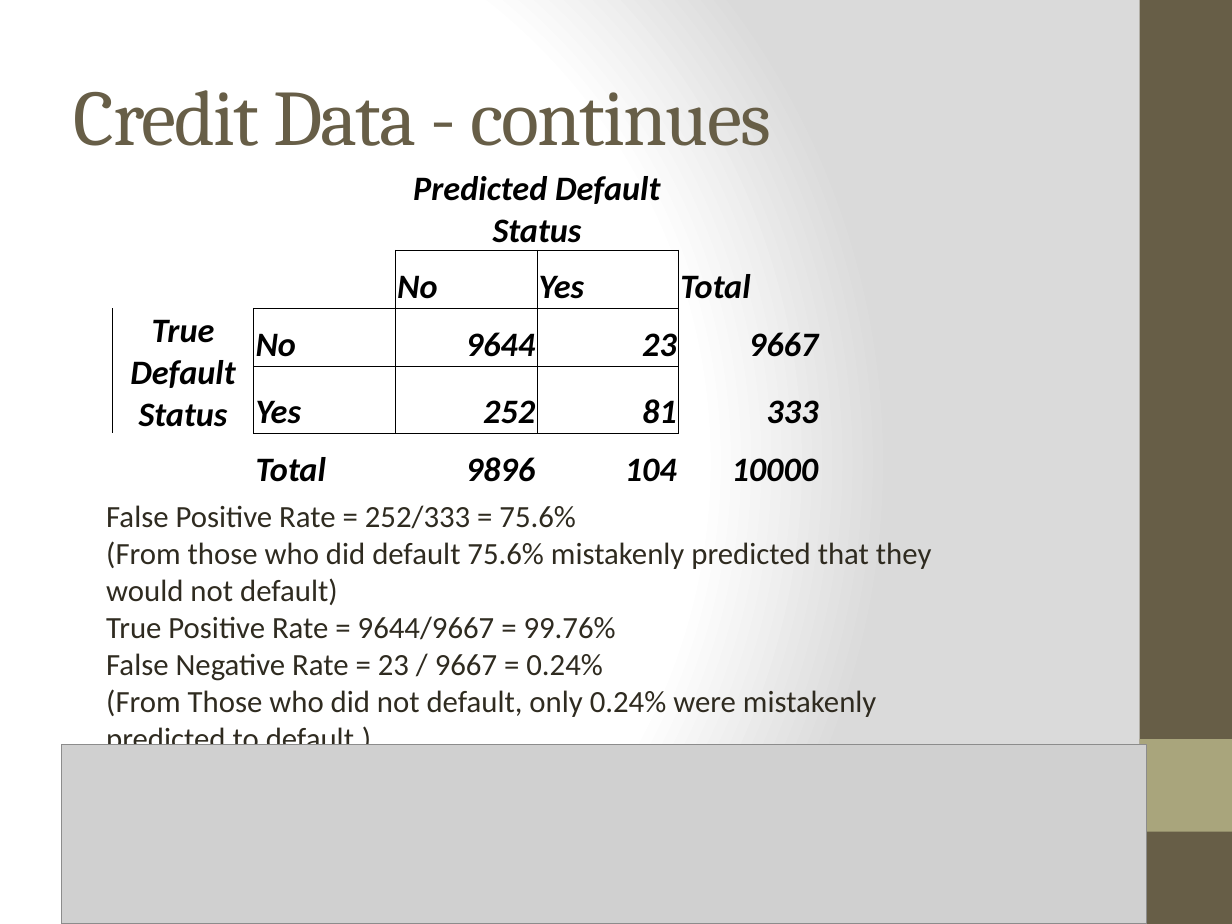
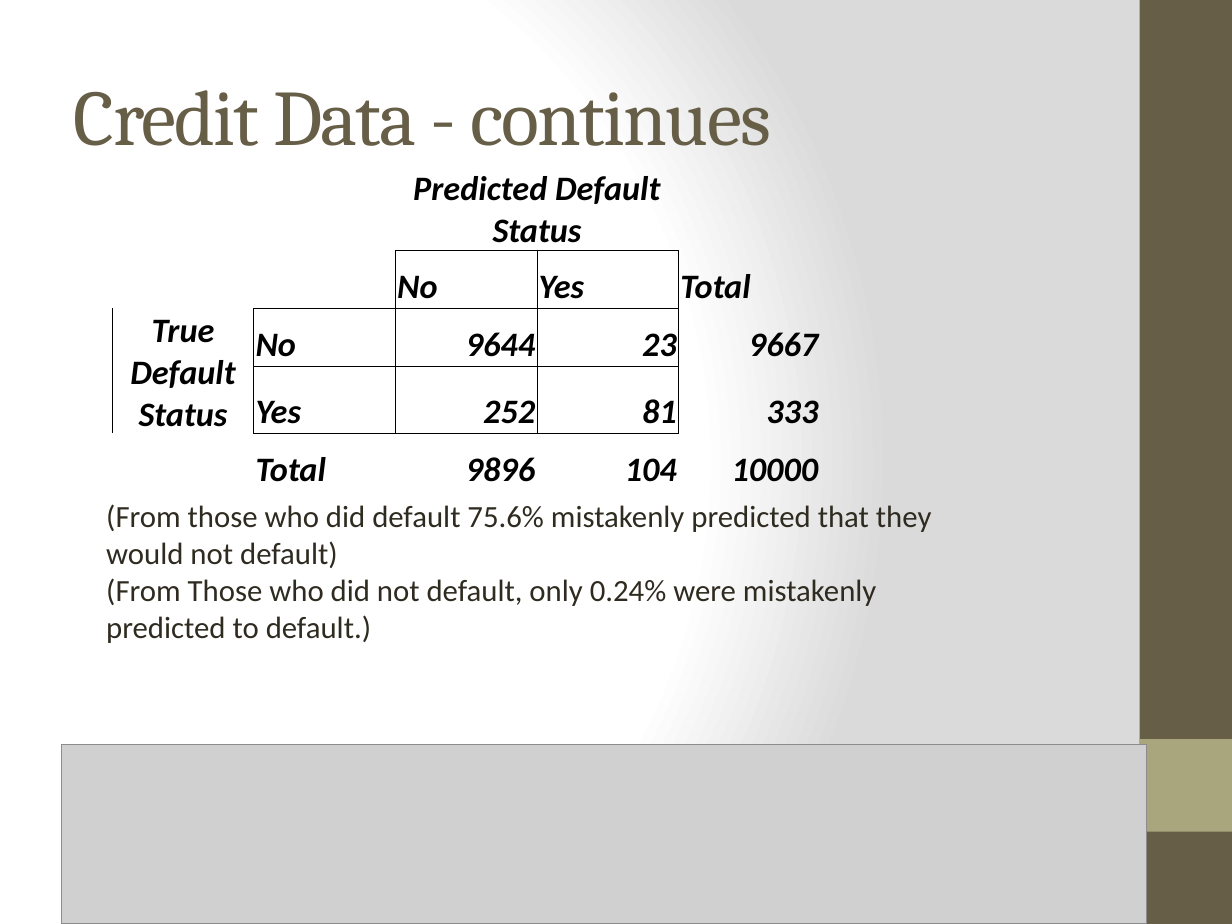
Before and after one commit to prymnumber/DS-SF-24, a slide deck: slide 8 of Lecture Notes-Slides/Lecture 9-Logistic Regression_Part II.pptx. Drawn at 1232x924 pixels with LibreOffice and Linux fonts; fonts in the diff are those of the drawing; grey boxes stand for pictures. Boxes give left, top, right and bottom in pixels: in the first picture for what was removed or moved away, otherwise in the second. Text is boxed around its words. In the diff, an @@ line names an element or a change of style, - is before the commit and + after.

Commit message:
Lecture Updated

```diff
--- a/Lecture Notes-Slides/Lecture 9-Logistic Regression_Part II.pptx
+++ b/Lecture Notes-Slides/Lecture 9-Logistic Regression_Part II.pptx
@@ text at (106,505,576,529): paragraph removed @@
-False Positive Rate = 252/333 = 75.6%
@@ text at (106,616,616,681): paragraphs removed @@
-True Positive Rate = 9644/9667 = 99.76%
-False Negative Rate = 23 / 9667 = 0.24%
```
